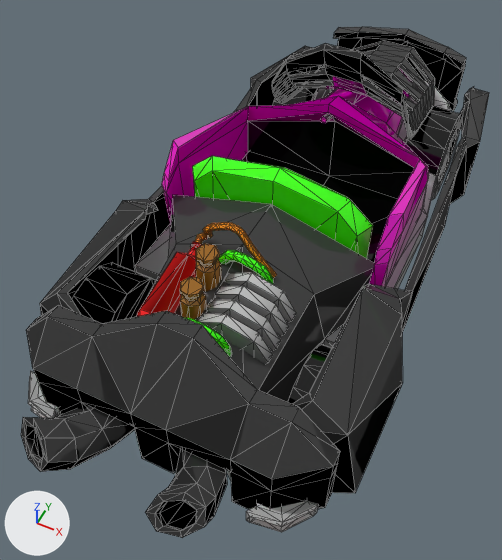
A saved change to the FBX model Assets/Models/car/car-parsche-sport-green_10.fbx.
One viewpoint serves both versions: a camera (50 mm lens) standing at (0.769, -2.078, 2.295) and looking at (-0.069, -0.402, 0.2). Arrows for +X, +Y and +Z are at lower left; the lights stay in place. Mesh edges are drawn as thin lines. Where no turn or scale is listed for an object, it has been applied to the vertices. Vertices at the same position are counted once.

Objects in the first picture: 'car-parsche-sport-green_10', 'wheel_2', 'wheel_3', 'wheel_4'.
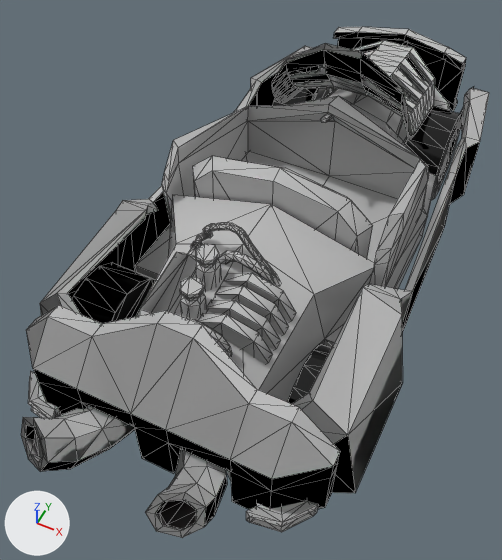
Boxes [x1, y1, x2, y2] around the edits, measured in the pictures (502 x 560 px):
part 1 of me_mesh, built on: after [273, 275, 280, 284]
part 2 of me_mesh, recoloured: [162, 68, 429, 287] in both
part 3 of me_mesh, recoloured (black to grey): [21, 27, 489, 538] in both
part 4 of me_mesh, recoloured (green to grey): [184, 156, 373, 357] in both
part 5 of me_mesh, recoloured (black to grey): [34, 121, 414, 529] in both
part 6 of me_mesh, recoloured (red to grey): [137, 241, 202, 317] in both
part 7 of me_mesh, recoloured (brown to grey): [195, 222, 277, 278] in both
part 8 of me_mesh, recoloured (brown to grey): [180, 244, 222, 319] in both

The change in detail:
me_mesh is used by ob_car_parsche_sport_green_10; location (0.0, 0.0, 0.0).
me_mesh had 1291 vertices, 2503 faces and spanned x -0.63..0.63, y -1.51..1.41, z 0.12..0.91.
me_mesh no longer uses material mat_material__40 (red #ff0000).
me_mesh now has 1297 vertices, 2509 faces and spans x -0.63..0.63, y -1.51..1.41, z 0.12..0.91.
Part 1, on me_mesh:
4 faces are deleted.
6 vertices are added at (0.15, -0.65, 0.53), (0.14, -0.65, 0.54), (0.14, -0.64, 0.54), (0.15, -0.63, 0.53), (0.16, -0.63, 0.53), (0.16, -0.65, 0.53).
10 new faces join them.
me_mesh part 2: 138 faces spanning x -0.46..0.46, y -0.43..1.22, z 0.28..0.72 switch from mat_material__36 (pink #e900c4) to mat_material__35 (grey #bcbcbc).
me_mesh part 3: 1138 faces spanning x -0.63..0.63, y -1.51..1.41, z 0.12..0.91 switch from mat_material__37 (black #383838) to mat_material__35 (grey #bcbcbc).
me_mesh part 4: 272 faces spanning x -0.36..0.36, y -0.98..-0.26, z 0.28..0.74 switch from mat_material__38 (green #3bfe00) to mat_material__35 (grey #bcbcbc).
me_mesh part 5: 18 faces spanning x -0.42..0.42, y -1.47..0.24, z 0.28..0.58 switch from mat_material__39 (black #000000) to mat_material__35 (grey #bcbcbc).
me_mesh part 6: 94 faces spanning x -0.22..-0.11, y -0.98..-0.62, z 0.45..0.6 switch from mat_multimat_0_slot__7 (red #ff0000) to mat_material__35 (grey #bcbcbc).
me_mesh part 7: 340 faces spanning x -0.18..0.14, y -0.65..-0.58, z 0.55..0.73 switch from mat_multimat_0_slot__8 (orange #fc8f00) to mat_material__35 (grey #bcbcbc).
me_mesh part 8: 150 faces spanning x -0.09..-0.01, y -0.9..-0.71, z 0.4..0.69 switch from mat_multimat_0_slot__9 (brown #976000) to mat_material__35 (grey #bcbcbc).
